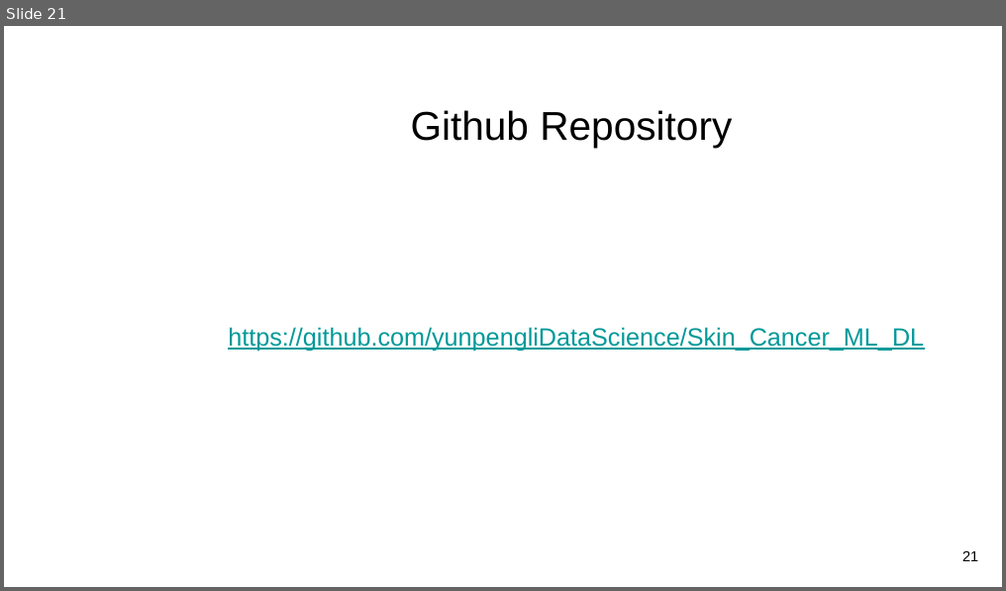
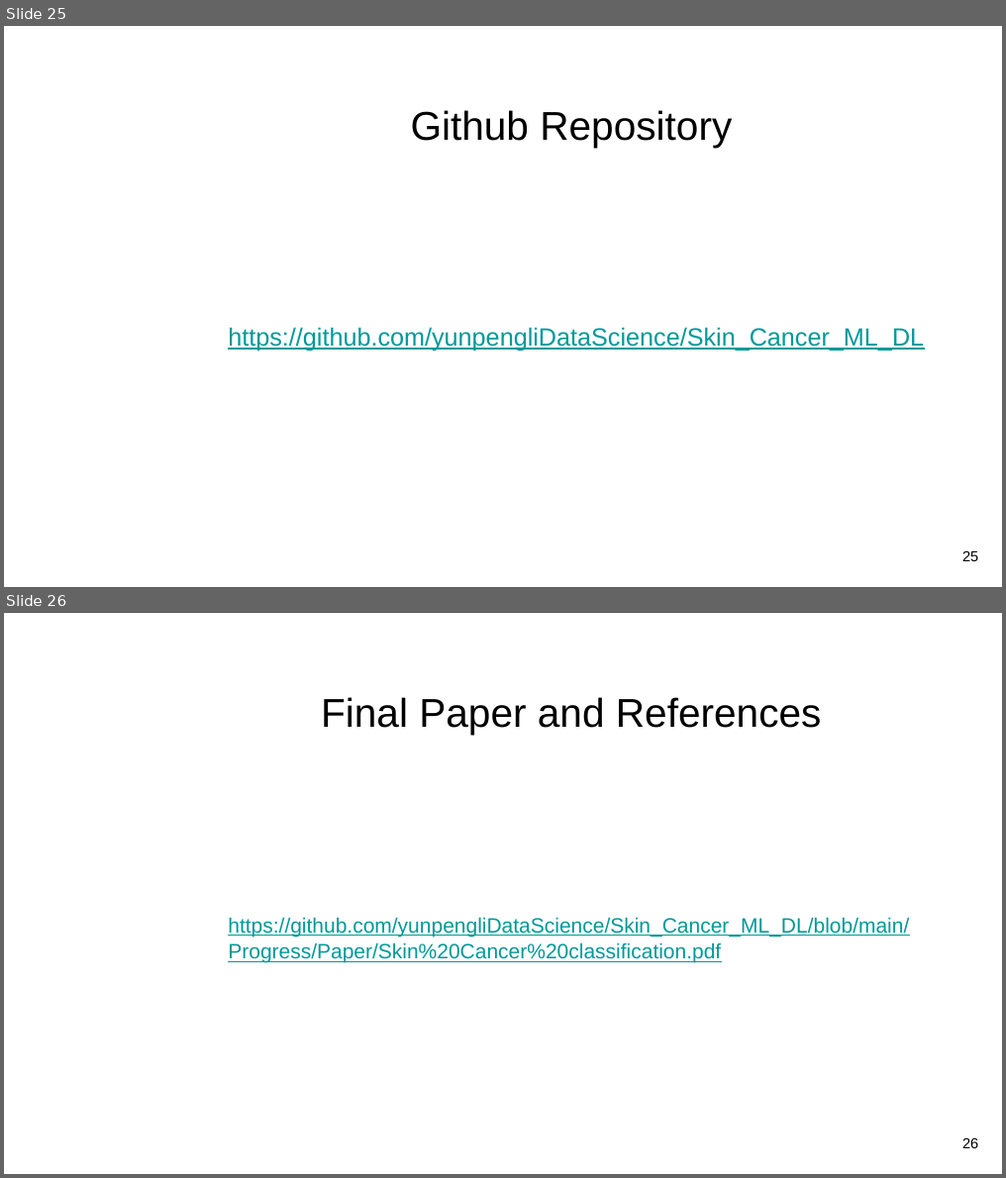
Before and after one commit to yunpengliDataScience/Skin_Cancer_ML_DL, a slide deck: Progress/Phase3/DATA_606_PhaseIII_Final.pptx. Shown one above the other, each under a label of ours: slide 21 before the commit, slides 25 and 26 after it. The pictures are 1006x591 and 1006x1178 pixels, drawn with LibreOffice and Linux fonts; fonts in the diff are those of the drawing; background and template pictures are left out. Boxes give left, top, right and bottom in pixels: in the first picture for what was removed or moved away, otherwise in the second. Text is boxed around its words. In the diff, an @@ line names an element or a change of style, - is before the commit and + after.

```diff
--- a/Progress/Phase3/DATA_606_PhaseIII_Final.pptx
+++ b/Progress/Phase3/DATA_606_PhaseIII_Final.pptx
@@ slide 26 added at bbox=[4, 613, 1002, 1174], background picture (left out) @@
@@ title added at bbox=[321, 697, 822, 735], 29 pt, text #000000 @@
+Final Paper and References
@@ text added at bbox=[228, 917, 909, 963], 15 pt, text #009999, underline @@
+https://github.com/yunpengliDataScience/Skin_Cancer_ML_DL/blob/main/Progress/Paper/Skin%20Cancer%20classification.pdf
@@ page number added at bbox=[962, 1138, 978, 1149], 10.5 pt, text #000000 @@
+26
@@ what was slide 21 is now slide 25 @@
@@ page number at bbox=[962, 551, 978, 562]: text changed @@
-21
+25
```
Also in this commit, not shown: 3 slides changed, 5 other slides added.
